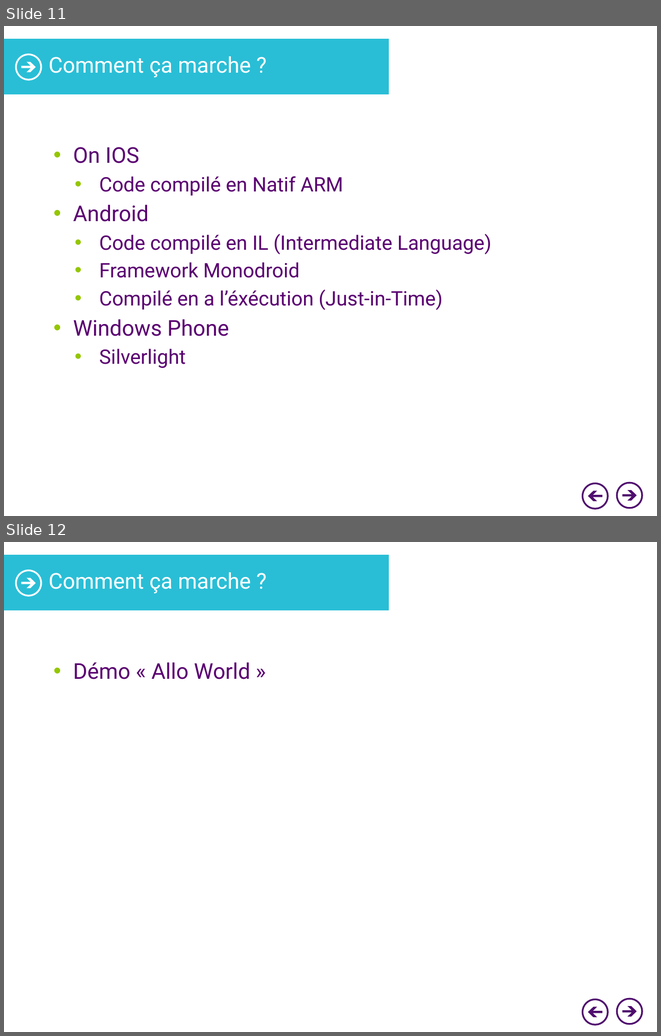
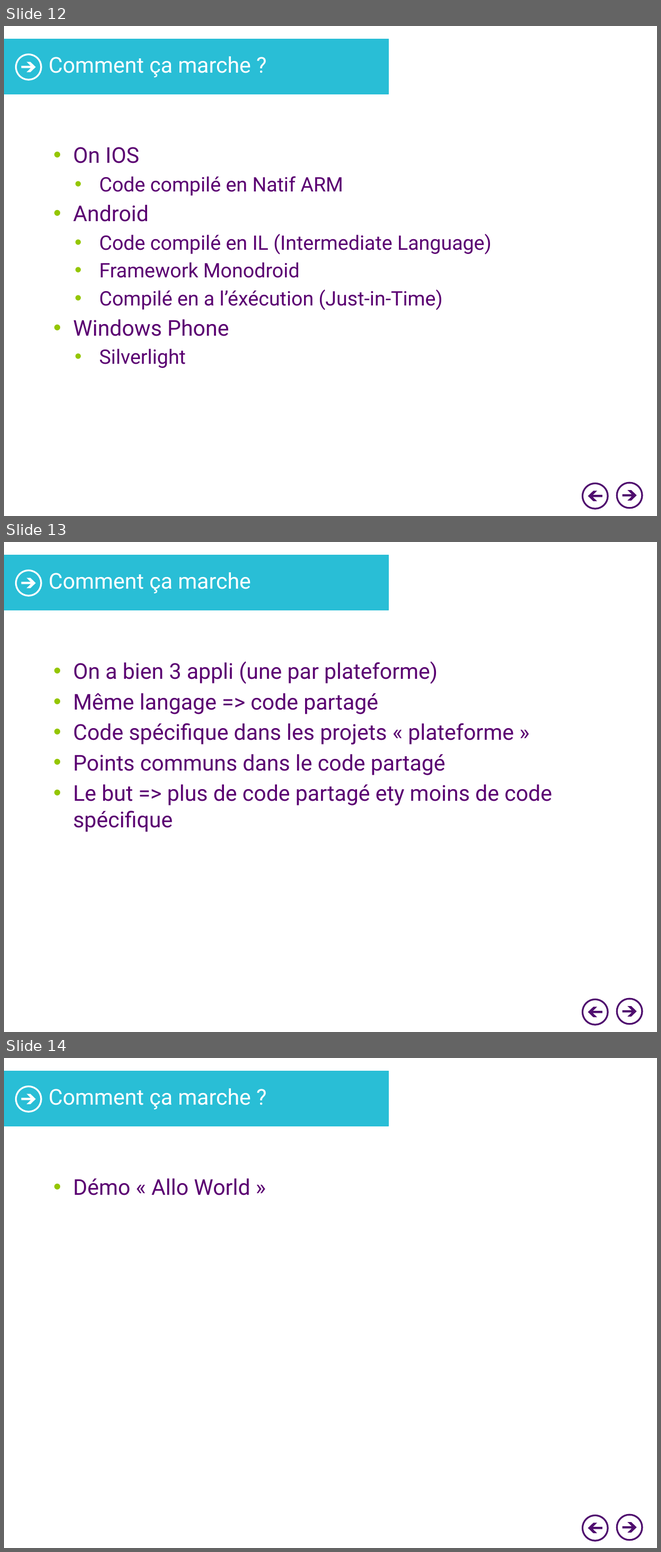
Before and after one commit to lnimong/prezxamarin, a slide deck: XamarinPrez.pptx. Shown one above the other, each under a label of ours: slides 11 and 12 before the commit, slides 12, 13 and 14 after it. The pictures are 661x1036 and 661x1552 pixels, drawn with LibreOffice and Linux fonts; fonts in the diff are those of the drawing; background and template pictures are left out. Boxes give left, top, right and bottom in pixels: in the first picture for what was removed or moved away, otherwise in the second. Text is boxed around its words. In the diff, an @@ line names an element or a change of style, - is before the commit and + after.

```diff
--- a/XamarinPrez.pptx
+++ b/XamarinPrez.pptx
@@ slide 13 added at box(4, 542, 657, 1032), background #FFFFFF; not listed: 7 template elements that a slide beside it also shows @@
@@ title added at box(49, 572, 251, 593), 24 pt, text #FFFFFF @@
+Comment ça marche
@@ text added at box(73, 661, 552, 832), 24 pt, text #5A0071 @@
+• On a bien 3 appli (une par plateforme)
+• Même langage => code partagé
+• Code spécifique dans les projets « plateforme »
+• Points communs dans le code partagé
+• Le but => plus de code partagé ety moins de code spécifique
@@ what was slide 11 is now slide 12 @@
@@ what was slide 12 is now slide 14 @@
```
Also in this commit, not shown: 1 other slide added, 12 other files.
